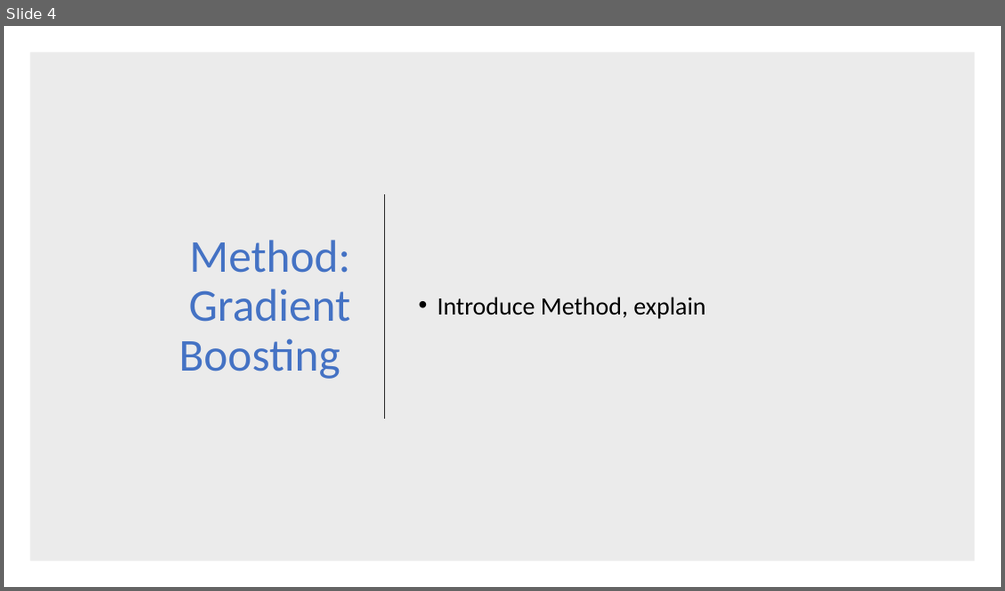
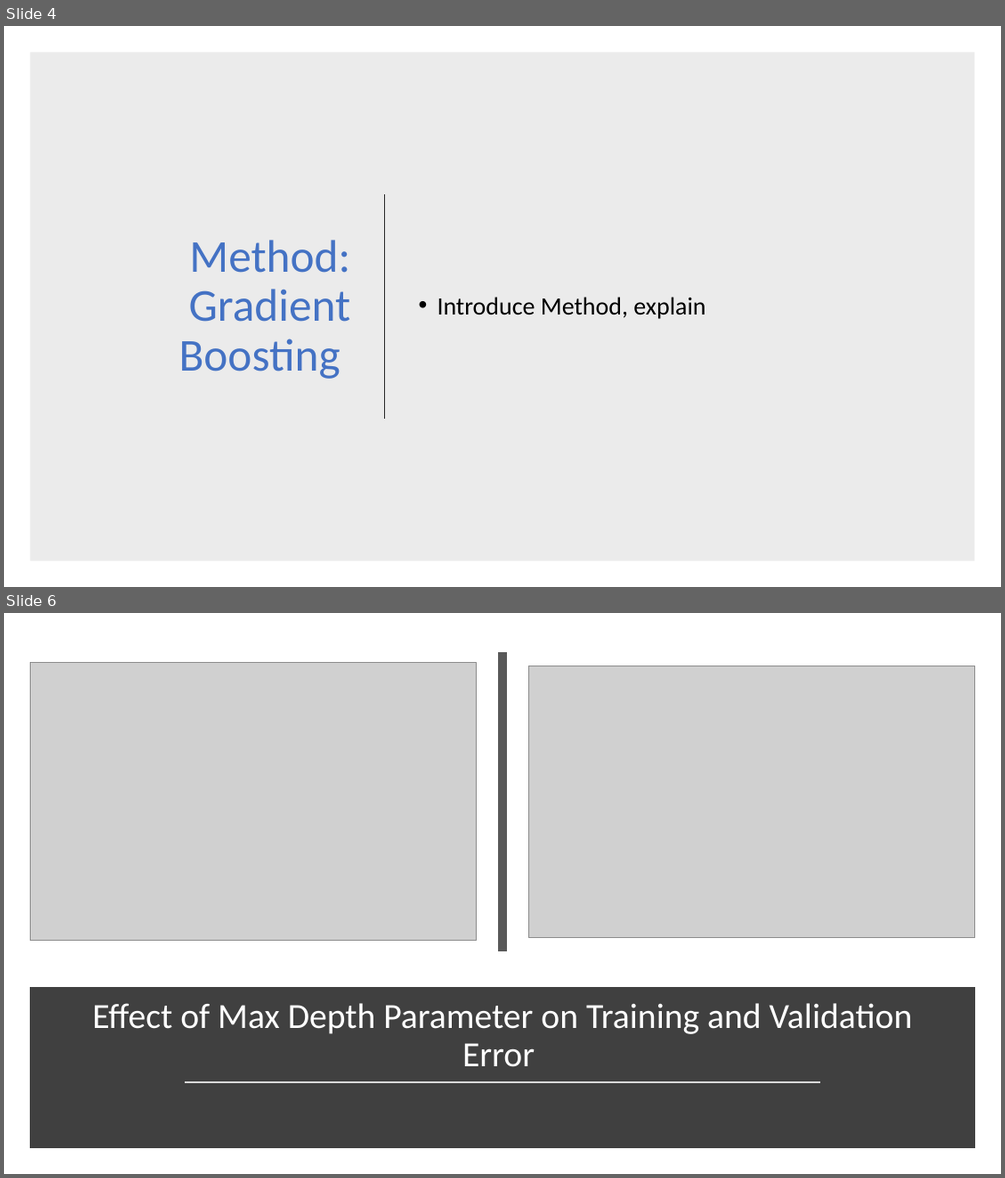
Before and after one commit to davepalazzo/Google_Analytics_Revenue_Prediction, a slide deck: Google_Revenue_Prediction_DP.pptx. Shown one above the other, each under a label of ours: slide 4 before the commit, slides 4 and 6 after it; the slides between them are not shown. The pictures are 1005x591 and 1005x1178 pixels, drawn with LibreOffice and Linux fonts; fonts in the diff are those of the drawing; grey boxes stand for pictures. Boxes give left, top, right and bottom in pixels: in the first picture for what was removed or moved away, otherwise in the second. Text is boxed around its words. In the diff, an @@ line names an element or a change of style, - is before the commit and + after.

```diff
--- a/Google_Revenue_Prediction_DP.pptx
+++ b/Google_Revenue_Prediction_DP.pptx
@@ slide 6 added at bbox=[4, 613, 1001, 1174], background #FFFFFF @@
@@ picture added at bbox=[30, 663, 477, 941] @@
@@ line added from (502, 652) to (502, 951), #595959 8 pt @@
@@ picture added at bbox=[529, 666, 975, 938] @@
@@ rectangle added at bbox=[34, 992, 971, 1143], fill #404040, outline #404040 10 pt @@
@@ title added at bbox=[92, 1003, 913, 1067], 34 pt, text #FFFFFF @@
+Effect of Max Depth Parameter on Training and Validation Error
@@ line added from (185, 1083) to (821, 1083), #D9D9D9 1.75 pt @@
```
Also in this commit, not shown: 2 slides changed, 1 slide removed, 3 other files.
